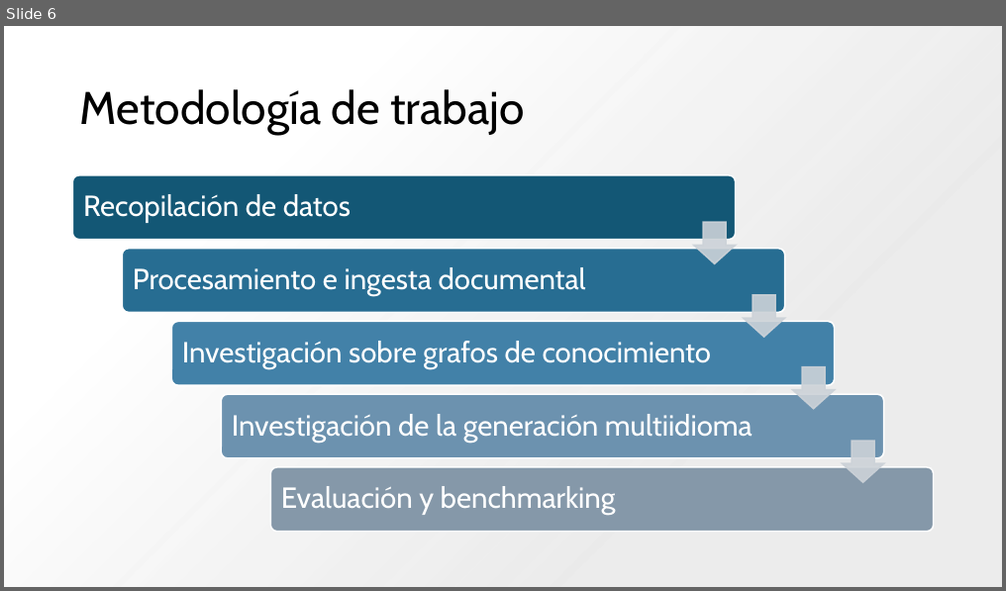
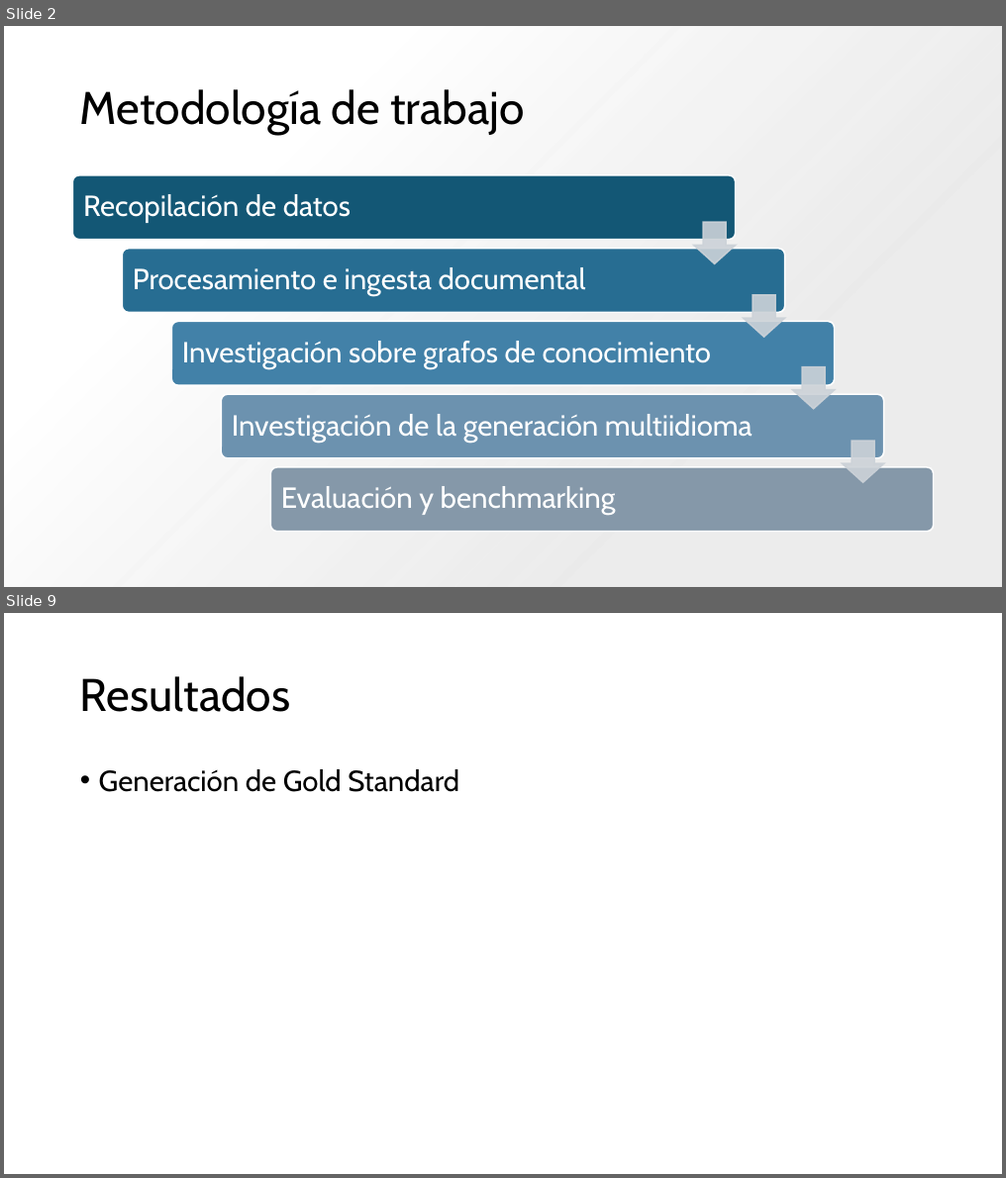
Before and after one commit to sofinegue/TFG-RAG, a slide deck: doc/20260227_Presentacion_AnexoB.pptx. Shown one above the other, each under a label of ours: slide 6 before the commit, slides 2 and 9 after it; the slides between them are not shown. The pictures are 1006x591 and 1006x1178 pixels, drawn with LibreOffice and Linux fonts; fonts in the diff are those of the drawing. Boxes give left, top, right and bottom in pixels: in the first picture for what was removed or moved away, otherwise in the second. Text is boxed around its words. In the diff, an @@ line names an element or a change of style, - is before the commit and + after.

```diff
--- a/doc/20260227_Presentacion_AnexoB.pptx
+++ b/doc/20260227_Presentacion_AnexoB.pptx
@@ slide 9 added at (4, 613, 1002, 1174), background #FFFFFF @@
@@ title added at (80, 676, 291, 712), 44 pt, text #000000 @@
+Resultados
@@ text added at (99, 769, 459, 792), 28 pt, text #000000 @@
+• Generación de Gold Standard
@@ what was slide 6 is now slide 2 @@
```
Also in this commit, not shown: 3 slides changed, 3 other slides added, 2 slides removed, 4 other files.
